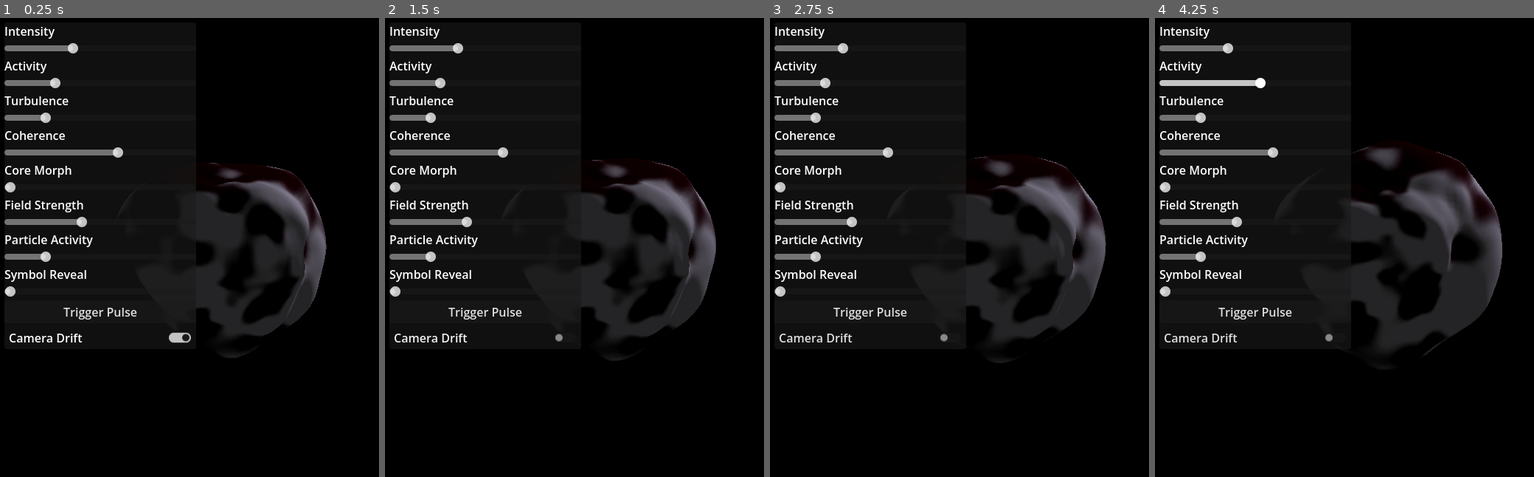
Above: before the commit, frames 1-4 (left to right).
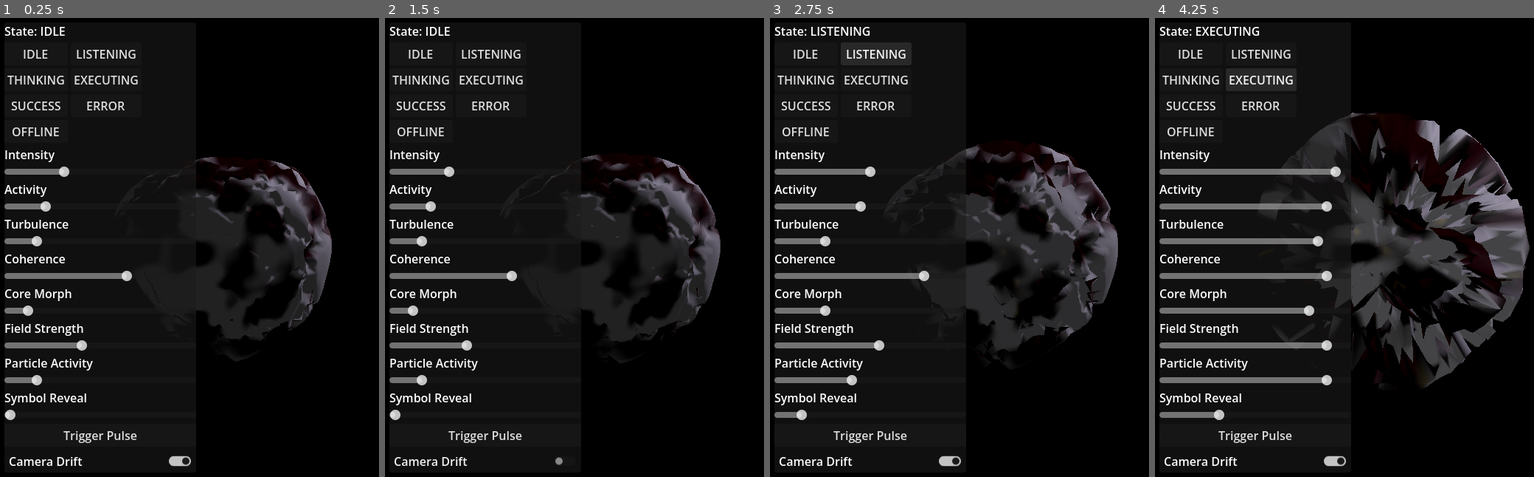
Above: after the commit, the same moments.

Repository: OppiRah/jairus-voice-assistant
Game: Godot game, scene res://main.tscn
Same seed, same stepped clock (60 frames per second), same inputs: the game is played once before the commit and once after it.
Inputs (mouse positions are in pixels of both pictures, inside the frame that each line leads up to):
- Up to frame 1 (0.25 s): no input
- Up to frame 2 (1.5 s): click (422, 54) at 0.5 s, where only the run after the commit has a clickable "IDLE"; click "Camera Drift" at 1.25 s
- Up to frame 3 (2.75 s): click (876, 54) at 2 s, where only the run after the commit has a clickable "LISTENING"
- Up to frame 4 (4.25 s): click (1192, 77) at 2.75 s, where only the run after the commit has a clickable "THINKING"; click (1261, 77) at 3.5 s, where only the run after the commit has a clickable "EXECUTING"

The runs differ from the first frame. In frame 1, 9.2% of the frame differs, in the area x 1-88%, y 1-98%; in frame 2, 9.1%; in frame 3, 12%; in frame 4, 23%, in the area x 1-99%, y 1-98%.

Commit message:
feat(orb): STATE_PROFILES for the 7 Jairus states, validate shared-model architecture
Adds named STATE_PROFILES (energy_model.gd) for IDLE/LISTENING/THINKING/
EXECUTING/SUCCESS/ERROR/OFFLINE, reasoned against the VFX technical
architecture doc's state table and the archived design brief's per-state
personality direction (which originated the STATE_PROFILES name). Wires
debug_ui.gd with one button per state plus a live state label, both synced
via a new state_changed signal so EnergyModel-internal transitions (SUCCESS's
auto-revert to IDLE) don't leave the UI stale. State changes only move
EnergyModel's smoothing targets, so every transition is carried by the
existing per-parameter smoothing rates rather than snapping.

Adds a scripted-capture test harness (debug_ui.gd, cmdline-driven) that
captures Godot's own viewport texture on a deterministic in-engine clock,
after this machine's window always-on-top flag proved unreliable against
other foreground windows for OS-level screenshot capture.

Findings (full detail in JAIRUS_ORB_FOUNDATION_PROTOTYPE.md section 18):
the shared-parameter architecture itself is validated - transitions read as
one coherent system changing, not independent sliders. The full 7-distinct-
personality goal isn't fully delivered yet: core_morph is not a perceptually
linear dial (a small Voronoi blend reads as much more crystalline than its
weight suggests, because shading responds to slope, not blended height), and
coherence's previously-flagged weakened response measurably undercuts
EXECUTING's brief-mandated "high coherence = controlled power" mechanism -
EXECUTING and THINKING don't read as clearly different in that dimension.
Both are diagnosed, fixable shader-tuning issues, not an architecture
failure. field_strength/particle_activity confirmed still fully inert (no
consumer exists yet). No FPS regression. No changes to core.gdshader,
energy_common.gdshaderinc, camera_rig.gd, or window/transparency settings.

Co-Authored-By: Claude Sonnet 5 <noreply@anthropic.com>

Diff:
--- a/prototype/orb_foundation/debug_ui.gd
+++ b/prototype/orb_foundation/debug_ui.gd
@@ -3,8 +3,32 @@
 ## section 20 / task section 20): plain sliders wired straight to
 ## EnergyModel's setters, built in code rather than hand-laid-out in the
 ## editor. Not meant to survive into the real orb.
+##
+## Also exposes EnergyModel.STATE_PROFILES as one button per named Jairus
+## state (JAIRUS_ORB_FOUNDATION_PROTOTYPE.md section 18) — pressing one calls
+## EnergyModel.set_state(), which only changes smoothing *targets*; the
+## sliders below will visibly animate toward the new state's values over the
+## next second or two rather than jumping, since nothing here bypasses
+## EnergyModel's existing per-parameter smoothing.
 
 var _energy: Node
+var _state_label: Label
+var _camera_toggle: CheckButton
+var _sliders: Dictionary = {}
+
+## Scripted-capture harness (state-profile validation testing only): command
+## line args let a launch script drive states/screenshots deterministically
+## instead of an OS-level screen capture racing this machine's window
+## z-order (the "always on top" flag was found unreliable against other
+## foreground windows during this pass — see the prototype doc). Format:
+## --state=NAME               sets the initial state immediately.
+## --switch=NAME:t[,NAME:t]   switches to NAME at elapsed-second t.
+## --shots=path:t[,path:t]    saves a PNG of the live viewport at elapsed t.
+## Quits automatically after the last scheduled shot. No effect if --shots
+## isn't passed, so normal interactive runs are unaffected.
+var _elapsed := 0.0
+var _pending_switches: Array = []
+var _pending_shots: Array = []
 
 
 func _ready() -> void:
@@ -23,30 +47,96 @@
 	var vbox := VBoxContainer.new()
 	panel.add_child(vbox)
 
-	_add_slider(vbox, "Intensity", _energy.target_intensity, func(v): _energy.set_intensity(v))
-	_add_slider(vbox, "Activity", _energy.target_activity, func(v): _energy.set_activity(v))
-	_add_slider(vbox, "Turbulence", _energy.target_turbulence, func(v): _energy.set_turbulence(v))
-	_add_slider(vbox, "Coherence", _energy.target_coherence, func(v): _energy.set_coherence(v))
-	_add_slider(vbox, "Core Morph", _energy.target_core_morph, func(v): _energy.set_core_morph(v))
-	_add_slider(vbox, "Field Strength", _energy.target_field_strength, func(v): _energy.set_field_strength(v))
-	_add_slider(vbox, "Particle Activity", _energy.target_particle_activity, func(v): _energy.set_particle_activity(v))
-	_add_slider(vbox, "Symbol Reveal", _energy.target_symbol_reveal, func(v): _energy.set_symbol_reveal(v))
+	_state_label = Label.new()
+	_state_label.text = "State: %s" % _energy.current_state_name
+	vbox.add_child(_state_label)
+
+	var state_grid := GridContainer.new()
+	state_grid.columns = 2
+	for state_name in _energy.STATE_PROFILES.keys():
+		var state_btn := Button.new()
+		state_btn.text = state_name
+		state_btn.pressed.connect(func(): _energy.set_state(state_name))
+		state_grid.add_child(state_btn)
+	vbox.add_child(state_grid)
+
+	_add_slider(vbox, "intensity", "Intensity", _energy.target_intensity, func(v): _energy.set_intensity(v))
+	_add_slider(vbox, "activity", "Activity", _energy.target_activity, func(v): _energy.set_activity(v))
+	_add_slider(vbox, "turbulence", "Turbulence", _energy.target_turbulence, func(v): _energy.set_turbulence(v))
+	_add_slider(vbox, "coherence", "Coherence", _energy.target_coherence, func(v): _energy.set_coherence(v))
+	_add_slider(vbox, "core_morph", "Core Morph", _energy.target_core_morph, func(v): _energy.set_core_morph(v))
+	_add_slider(vbox, "field_strength", "Field Strength", _energy.target_field_strength, func(v): _energy.set_field_strength(v))
+	_add_slider(vbox, "particle_activity", "Particle Activity", _energy.target_particle_activity, func(v): _energy.set_particle_activity(v))
+	_add_slider(vbox, "symbol_reveal", "Symbol Reveal", _energy.target_symbol_reveal, func(v): _energy.set_symbol_reveal(v))
 
 	var pulse_btn := Button.new()
 	pulse_btn.text = "Trigger Pulse"
 	pulse_btn.pressed.connect(func(): _energy.trigger_pulse())
 	vbox.add_child(pulse_btn)
 
-	var camera_toggle := CheckButton.new()
-	camera_toggle.text = "Camera Drift"
-	camera_toggle.button_pressed = true
+	_camera_toggle = CheckButton.new()
+	_camera_toggle.text = "Camera Drift"
+	_camera_toggle.button_pressed = true
 	var rig := get_node_or_null("/root/Main/CameraRig")
 	if rig:
-		camera_toggle.toggled.connect(func(on): rig.drift_enabled = on)
-	vbox.add_child(camera_toggle)
+		_camera_toggle.toggled.connect(func(on): rig.drift_enabled = on)
+	vbox.add_child(_camera_toggle)
+
+	_energy.state_changed.connect(_on_state_changed)
+	_parse_capture_args()
 
 
-func _add_slider(parent: Node, label_text: String, initial: float, on_change: Callable) -> void:
+func _parse_capture_args() -> void:
+	for arg in OS.get_cmdline_args():
+		if arg.begins_with("--state="):
+			_energy.set_state(arg.substr(8))
+		elif arg.begins_with("--switch="):
+			for pair in arg.substr(9).split(","):
+				var kv := pair.split(":")
+				_pending_switches.append({"name": kv[0], "t": float(kv[1])})
+		elif arg.begins_with("--shots="):
+			for pair in arg.substr(8).split(","):
+				var sep := pair.rfind(":")
+				_pending_shots.append({"path": pair.substr(0, sep), "t": float(pair.substr(sep + 1))})
+	_pending_switches.sort_custom(func(a, b): return a["t"] < b["t"])
+	_pending_shots.sort_custom(func(a, b): return a["t"] < b["t"])
+
+
+func _process(delta: float) -> void:
+	if _pending_shots.is_empty() and _pending_switches.is_empty():
+		return
+	_elapsed += delta
+
+	while not _pending_switches.is_empty() and _elapsed >= _pending_switches[0]["t"]:
+		_energy.set_state(_pending_switches.pop_front()["name"])
+
+	while not _pending_shots.is_empty() and _elapsed >= _pending_shots[0]["t"]:
+		var shot: Dictionary = _pending_shots.pop_front()
+		var img := get_viewport().get_texture().get_image()
+		img.save_png(shot["path"])
+		if _pending_shots.is_empty() and _pending_switches.is_empty():
+			get_tree().quit()
+
+
+## Connected to EnergyModel.state_changed rather than called directly from
+## the button press, so a state change EnergyModel makes on its own (SUCCESS's
+## auto-revert to IDLE) keeps this display in sync too, not just ones this
+## UI initiated itself.
+func _on_state_changed(state_name: String) -> void:
+	_state_label.text = "State: %s" % state_name
+	# set_state() only moves EnergyModel's *targets* (see energy_model.gd) —
+	# the sliders below are cosmetic reflections of those targets, so they're
+	# synced here to match, not because this bypasses the smoothing; the
+	# core itself still animates toward the new values over the next second
+	# or two exactly as if a slider had been dragged.
+	var profile: Dictionary = _energy.STATE_PROFILES[state_name]
+	for key in profile.keys():
+		if _sliders.has(key):
+			_sliders[key].value = profile[key]
+	_camera_toggle.button_pressed = profile["camera_drift"]
+
+
+func _add_slider(parent: Node, param_key: String, label_text: String, initial: float, on_change: Callable) -> void:
 	var row := VBoxContainer.new()
 	var label := Label.new()
 	label.text = label_text
@@ -59,3 +149,4 @@
 	slider.value_changed.connect(on_change)
 	row.add_child(slider)
 	parent.add_child(row)
+	_sliders[param_key] = slider
--- a/prototype/orb_foundation/energy_model.gd
+++ b/prototype/orb_foundation/energy_model.gd
@@ -7,8 +7,20 @@
 ## values via Godot's global shader uniform mechanism — nothing downstream
 ## should ever reference this node directly for its shader behavior.
 ##
-## This prototype has no knowledge of Jairus, WebSockets, or state names.
+## This prototype has no knowledge of Jairus, WebSockets, or state names —
+## except for STATE_PROFILES below, which names the 7 real Jairus states only
+## as labels for target-parameter vectors (JAIRUS_ORB_FOUNDATION_PROTOTYPE.md
+## section 18's state-personality validation pass). This still doesn't know
+## about the bridge/WebSocket contract; `set_state()` is called by the debug
+## UI, standing in for where a real state controller would call it later.
 ## Values are driven only by the debug UI (see debug_ui.gd) for now.
+
+## Emitted at the end of set_state(), including when SUCCESS's own timer
+## calls it internally to auto-revert to IDLE — debug_ui.gd listens for this
+## instead of updating its own label/sliders only from the button press that
+## triggered it, so the UI can't go stale after a state change it didn't
+## directly cause.
+signal state_changed(state_name: String)
 
 # Per-parameter smoothing rate (higher = snaps to target faster).
 # Matches JAIRUS_ORB_VFX_TECHNICAL_ARCHITECTURE.md section 12's
@@ -19,14 +31,74 @@
 
 const PULSE_DECAY_PER_SEC := 1.8
 
-var target_intensity := 0.35
-var target_activity := 0.25
-var target_turbulence := 0.2
-var target_coherence := 0.6
-var target_core_morph := 0.0
-var target_field_strength := 0.4
-var target_particle_activity := 0.2
-var target_symbol_reveal := 0.0
+# Named target-parameter vectors for the 7 real Jairus states, reasoned
+# against JAIRUS_ORB_VFX_TECHNICAL_ARCHITECTURE.md section 13's table and
+# the design brief's per-state personality direction (archived
+# JAIRUS_ORB_VISUAL_DESIGN_DIRECTION.md section 13, which named this exact
+# mechanism `STATE_PROFILES`) — see JAIRUS_ORB_FOUNDATION_PROTOTYPE.md
+# section 18 for the full per-state reasoning. `camera_drift` isn't an
+# EnergyModel/shader parameter; it's applied directly to CameraRig in
+# `set_state()` because the brief explicitly calls out that OFFLINE should
+# read as inactive rather than "IDLE but dimmer," and CameraRig's own
+# activity-based amplitude modulation never reaches zero on its own (a real,
+# separate finding — see the prototype doc).
+const STATE_PROFILES := {
+	"IDLE": {
+		"intensity": 0.3, "activity": 0.2, "turbulence": 0.15, "coherence": 0.65,
+		"core_morph": 0.1, "field_strength": 0.4, "particle_activity": 0.15,
+		"symbol_reveal": 0.0, "camera_drift": true,
+	},
+	"LISTENING": {
+		"intensity": 0.5, "activity": 0.45, "turbulence": 0.25, "coherence": 0.8,
+		"core_morph": 0.25, "field_strength": 0.55, "particle_activity": 0.4,
+		"symbol_reveal": 0.12, "camera_drift": true,
+	},
+	"THINKING": {
+		"intensity": 0.7, "activity": 0.75, "turbulence": 0.75, "coherence": 0.55,
+		"core_morph": 0.55, "field_strength": 0.7, "particle_activity": 0.7,
+		"symbol_reveal": 0.05, "camera_drift": true,
+	},
+	"EXECUTING": {
+		"intensity": 0.95, "activity": 0.9, "turbulence": 0.85, "coherence": 0.9,
+		"core_morph": 0.8, "field_strength": 0.9, "particle_activity": 0.9,
+		"symbol_reveal": 0.3, "camera_drift": true,
+	},
+	"SUCCESS": {
+		"intensity": 0.55, "activity": 0.3, "turbulence": 0.15, "coherence": 0.85,
+		"core_morph": 0.15, "field_strength": 0.45, "particle_activity": 0.35,
+		"symbol_reveal": 0.9, "camera_drift": true,
+	},
+	"ERROR": {
+		"intensity": 0.35, "activity": 0.4, "turbulence": 0.5, "coherence": 0.15,
+		"core_morph": 0.4, "field_strength": 0.3, "particle_activity": 0.25,
+		"symbol_reveal": 0.0, "camera_drift": true,
+	},
+	"OFFLINE": {
+		"intensity": 0.08, "activity": 0.0, "turbulence": 0.0, "coherence": 0.6,
+		"core_morph": 0.0, "field_strength": 0.05, "particle_activity": 0.0,
+		"symbol_reveal": 0.0, "camera_drift": false,
+	},
+}
+
+# SUCCESS is inherently transient (per the brief: "pulse, then settle back
+# toward idle's baseline"), not a state that should be a permanent rest
+# target — this is how long it holds before auto-reverting to IDLE.
+const SUCCESS_HOLD_SEC := 2.0
+
+var current_state_name := "IDLE"
+
+# Cold-launch defaults now equal STATE_PROFILES["IDLE"] exactly, so there's
+# one authoritative definition of "idle" instead of two slightly different
+# ones (this used to be a separate, hand-tuned set of "idle-like" values
+# left over from testing the core shader before STATE_PROFILES existed).
+var target_intensity: float = STATE_PROFILES["IDLE"]["intensity"]
+var target_activity: float = STATE_PROFILES["IDLE"]["activity"]
+var target_turbulence: float = STATE_PROFILES["IDLE"]["turbulence"]
+var target_coherence: float = STATE_PROFILES["IDLE"]["coherence"]
+var target_core_morph: float = STATE_PROFILES["IDLE"]["core_morph"]
+var target_field_strength: float = STATE_PROFILES["IDLE"]["field_strength"]
+var target_particle_activity: float = STATE_PROFILES["IDLE"]["particle_activity"]
+var target_symbol_reveal: float = STATE_PROFILES["IDLE"]["symbol_reveal"]
 
 var current_intensity := target_intensity
 var current_activity := target_activity
@@ -101,3 +173,38 @@
 
 func trigger_pulse() -> void:
 	current_pulse = 1.0
+
+
+## Applies a named STATE_PROFILES vector as the new smoothing targets — this
+## does NOT snap current_* values; the existing per-parameter smoothing
+## rates above carry the transition, which is the point being tested (see
+## JAIRUS_ORB_FOUNDATION_PROTOTYPE.md section 18).
+func set_state(state_name: String) -> void:
+	if not STATE_PROFILES.has(state_name):
+		push_warning("EnergyModel.set_state: unknown state %s" % state_name)
+		return
+
+	current_state_name = state_name
+	var profile: Dictionary = STATE_PROFILES[state_name]
+	set_intensity(profile["intensity"])
+	set_activity(profile["activity"])
+	set_turbulence(profile["turbulence"])
+	set_coherence(profile["coherence"])
+	set_core_morph(profile["core_morph"])
+	set_field_strength(profile["field_strength"])
+	set_particle_activity(profile["particle_activity"])
+	set_symbol_reveal(profile["symbol_reveal"])
+
+	var rig := get_node_or_null("/root/Main/CameraRig")
+	if rig:
+		rig.drift_enabled = profile["camera_drift"]
+
+	state_changed.emit(state_name)
+
+	if state_name == "SUCCESS":
+		trigger_pulse()
+		var timer := get_tree().create_timer(SUCCESS_HOLD_SEC)
+		timer.timeout.connect(func():
+			if current_state_name == "SUCCESS":
+				set_state("IDLE")
+		)
--- a/prototype/orb_foundation/project.godot
+++ b/prototype/orb_foundation/project.godot
@@ -45,19 +45,19 @@
 
 energy_intensity={
 "type": "float",
-"value": 0.35
+"value": 0.3
 }
 energy_activity={
 "type": "float",
-"value": 0.25
+"value": 0.2
 }
 energy_turbulence={
 "type": "float",
-"value": 0.2
+"value": 0.15
 }
 energy_coherence={
 "type": "float",
-"value": 0.6
+"value": 0.65
 }
 energy_pulse={
 "type": "float",
@@ -65,7 +65,7 @@
 }
 energy_core_morph={
 "type": "float",
-"value": 0.0
+"value": 0.1
 }
 energy_field_strength={
 "type": "float",
@@ -73,7 +73,7 @@
 }
 energy_particle_activity={
 "type": "float",
-"value": 0.2
+"value": 0.15
 }
 energy_symbol_reveal={
 "type": "float",
Not shown, changed: prototype/orb_foundation/perf_log.txt
Not shown, changed: JAIRUS_ORB_FOUNDATION_PROTOTYPE.md
